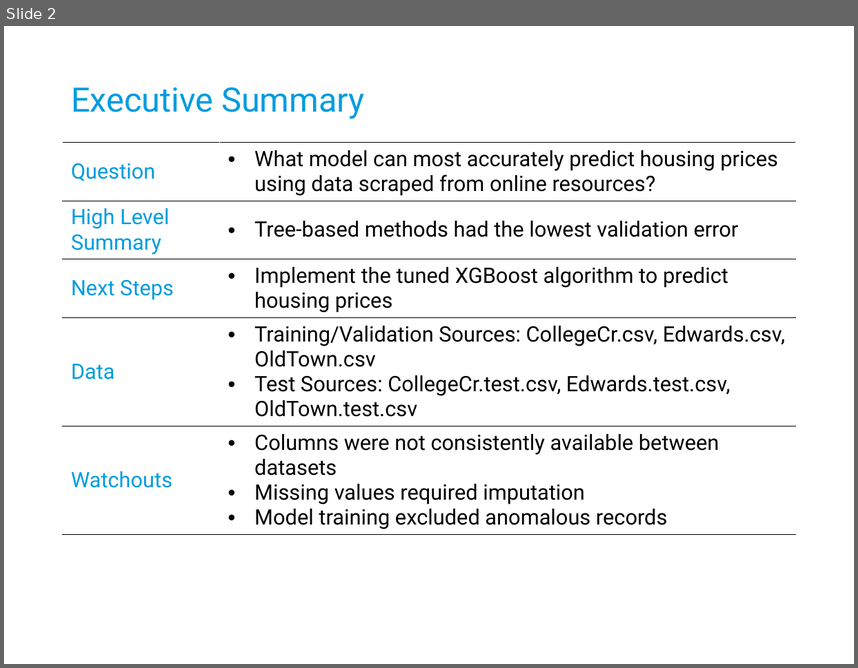
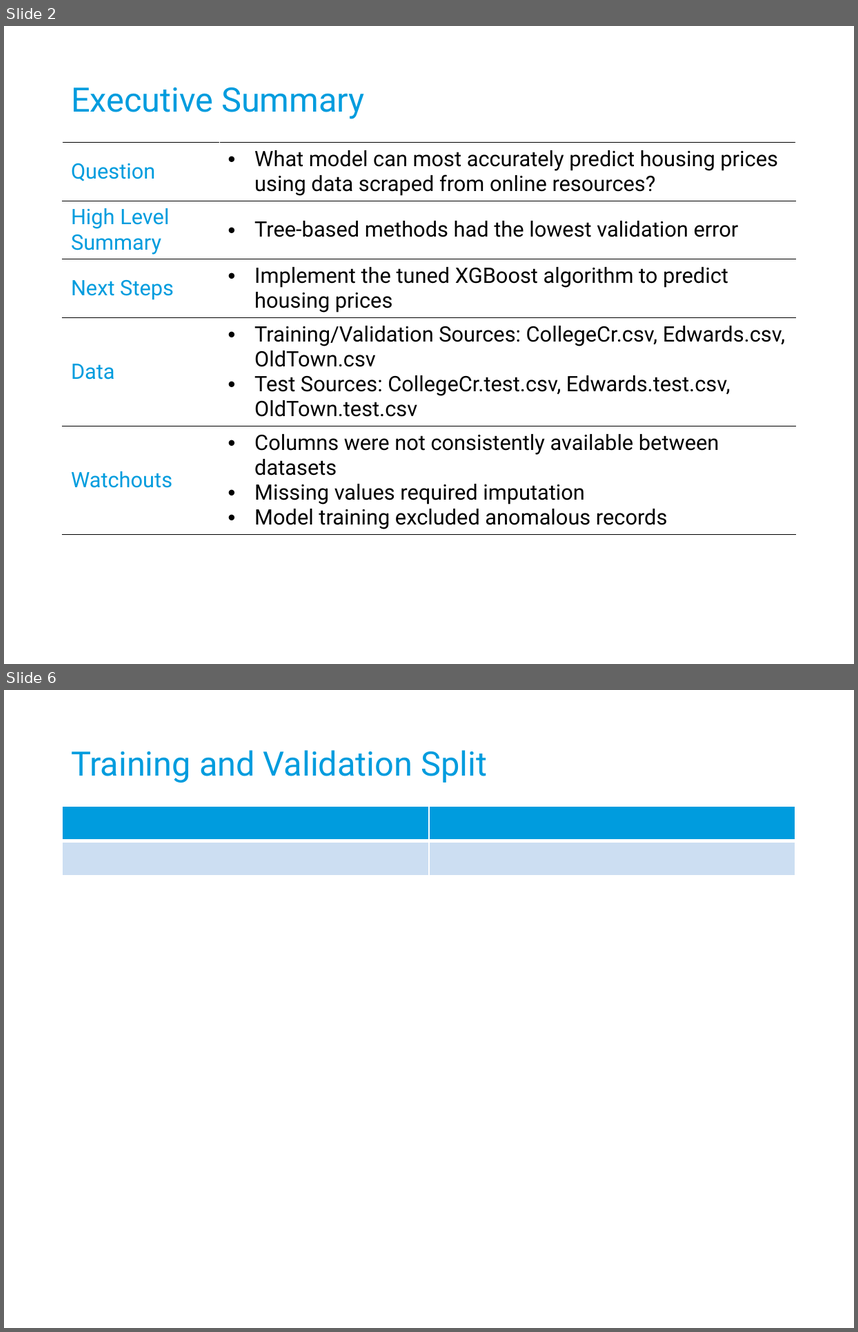
Before and after one commit to Sweigalytics/STAT580_Project2, a slide deck: Presentation/Neil Sweigard STAT580 SU2022 Project 2 Presentation.pptx. Shown one above the other, each under a label of ours: slide 2 before the commit, slides 2 and 6 after it; the slides between them are not shown. The pictures are 858x668 and 858x1332 pixels, drawn with LibreOffice and Linux fonts; fonts in the diff are those of the drawing; background and template pictures are left out. Boxes give left, top, right and bottom in pixels: in the first picture for what was removed or moved away, otherwise in the second. Text is boxed around its words. In the diff, an @@ line names an element or a change of style, - is before the commit and + after.

```diff
--- a/Presentation/Neil Sweigard STAT580 SU2022 Project 2 Presentation.pptx
+++ b/Presentation/Neil Sweigard STAT580 SU2022 Project 2 Presentation.pptx
@@ slide 6 added at [4,690,854,1328], background #FFFFFF @@
@@ title added at [71,750,487,782], 28.5 pt, text #009CDE @@
+Training and Validation Split
@@ table added at [63,807,795,876], 2 rows, 2 columns @@
+ | 
+ | 
```
Also in this commit, not shown: 2 slides changed, 3 other slides added, 1 slide removed, 6 other files.
